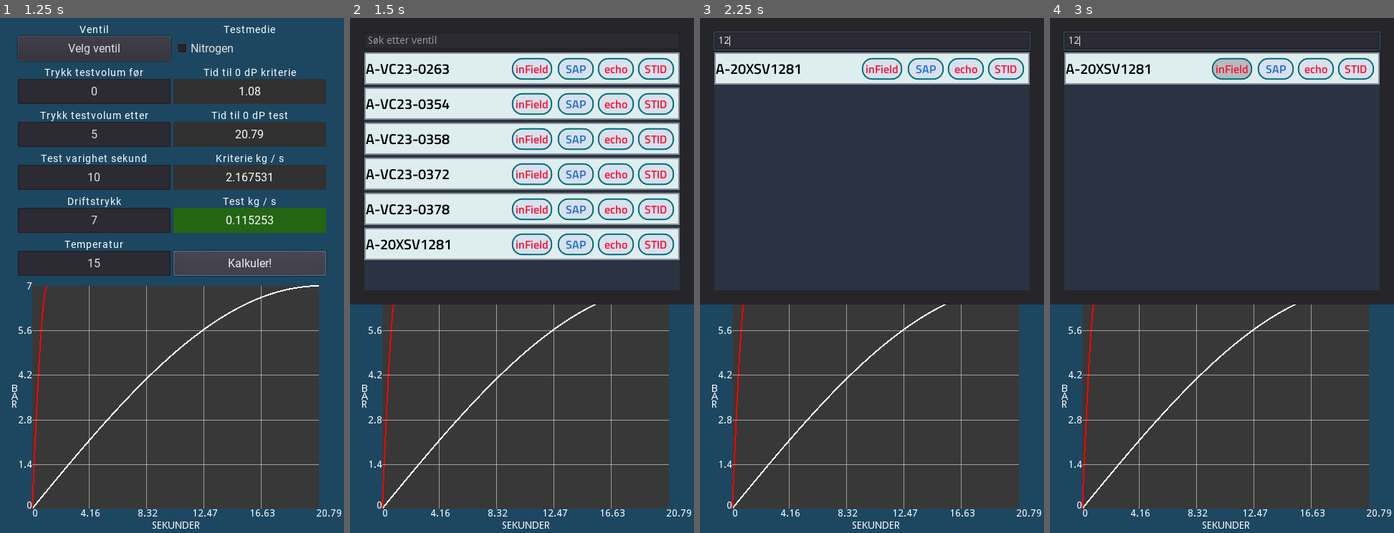
Above: before the commit, frames 1-4 (left to right).
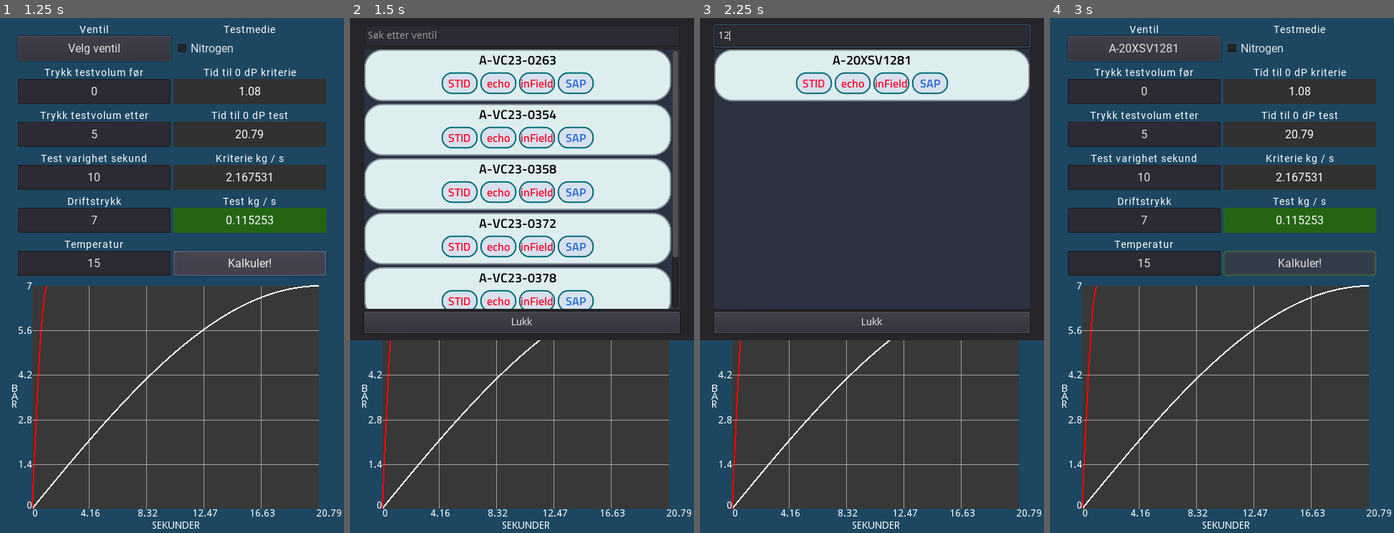
Above: after the commit, the same moments.

Repository: Keroflux/Critical-leak-test
Game: Godot game, scene res://Control.tscn
Same seed, same stepped clock (60 frames per second), same inputs: the game is played once before the commit and once after it.
Inputs (mouse positions are in pixels of both pictures, inside the frame that each line leads up to):
- Up to frame 1 (1.25 s): click "Kalkuler!" at 0.5 s
- Up to frame 2 (1.5 s): click "Velg ventil" at 1.25 s
- Up to frame 3 (2.25 s): click (872, 38) at 2.02 s; type "12" at 2.1 s
- Up to frame 4 (3 s): click (1222, 69) at 2.75 s, where only the run before the commit has a clickable "A-20XSV1281"

Frame 1 is identical in both runs. In frame 2, 25% of the frame differs, in the area x 0-100%, y 2-63%; in frame 3, 7.4%; in frame 4, 34%, in the area x 0-100%, y 0-56%.

Commit message:
Finere ventil bokser

Diff:
--- a/Tagbutton.tscn
+++ b/Tagbutton.tscn
@@ -10,6 +10,14 @@
 
 [sub_resource type="StyleBoxFlat" id=1]
 bg_color = Color( 0.113725, 0.666667, 0.796078, 1 )
+border_width_left = 2
+border_width_top = 2
+border_width_right = 2
+border_width_bottom = 2
+corner_radius_top_left = 25
+corner_radius_top_right = 25
+corner_radius_bottom_right = 25
+corner_radius_bottom_left = 25
 
 [sub_resource type="StyleBoxFlat" id=2]
 bg_color = Color( 0.870588, 0.929412, 0.933333, 1 )
@@ -18,6 +26,14 @@
 border_width_right = 2
 border_width_bottom = 2
 border_color = Color( 0.529412, 0.572549, 0.603922, 1 )
+corner_radius_top_left = 25
+corner_radius_top_right = 25
+corner_radius_bottom_right = 25
+corner_radius_bottom_left = 25
+
+[sub_resource type="DynamicFont" id=15]
+size = 18
+font_data = ExtResource( 1 )
 
 [sub_resource type="DynamicFont" id=8]
 font_data = ExtResource( 1 )
@@ -63,9 +79,8 @@
 
 [node name="Tagbutton" type="Control"]
 anchor_right = 1.0
-margin_right = 3.05176e-05
-margin_bottom = 40.0
-rect_min_size = Vector2( 250, 45 )
+margin_bottom = 72.0
+rect_min_size = Vector2( 250, 72 )
 size_flags_horizontal = 3
 size_flags_vertical = 0
 script = ExtResource( 2 )
@@ -73,6 +88,8 @@
 [node name="Button" type="Button" parent="."]
 anchor_right = 1.0
 anchor_bottom = 1.0
+margin_bottom = -10.0
+rect_min_size = Vector2( 0, 72 )
 size_flags_horizontal = 3
 size_flags_vertical = 3
 custom_colors/font_color = Color( 0, 0, 0, 1 )
@@ -80,18 +97,42 @@
 custom_fonts/font = SubResource( 3 )
 custom_styles/hover = SubResource( 1 )
 custom_styles/normal = SubResource( 2 )
-text = "A-23PT0630"
 align = 0
 
-[node name="STID" parent="." instance=ExtResource( 3 )]
-anchor_left = 1.0
-anchor_top = 0.5
+[node name="VBoxContainer" type="VBoxContainer" parent="Button"]
 anchor_right = 1.0
-anchor_bottom = 0.5
-margin_left = -58.0001
-margin_top = -14.5
-margin_right = -8.00003
-margin_bottom = 15.5
+anchor_bottom = 1.0
+mouse_filter = 2
+
+[node name="Tag" type="Label" parent="Button/VBoxContainer"]
+unique_name_in_owner = true
+margin_right = 480.0
+margin_bottom = 28.0
+size_flags_horizontal = 3
+size_flags_vertical = 3
+custom_colors/font_color = Color( 0, 0, 0, 1 )
+custom_fonts/font = SubResource( 15 )
+text = "hjgjhghghj"
+align = 1
+valign = 1
+
+[node name="MarginContainer" type="MarginContainer" parent="Button/VBoxContainer"]
+margin_top = 32.0
+margin_right = 480.0
+margin_bottom = 72.0
+mouse_filter = 2
+custom_constants/margin_bottom = 10
+
+[node name="HBoxContainer" type="HBoxContainer" parent="Button/VBoxContainer/MarginContainer"]
+margin_right = 480.0
+margin_bottom = 30.0
+mouse_filter = 2
+size_flags_horizontal = 3
+alignment = 1
+
+[node name="STID" parent="Button/VBoxContainer/MarginContainer/HBoxContainer" instance=ExtResource( 3 )]
+margin_left = 134.0
+margin_right = 184.0
 rect_min_size = Vector2( 50, 20 )
 hint_tooltip = "Åpner tag i STID"
 custom_colors/font_color = Color( 1, 0.0705882, 0.203922, 1 )
@@ -99,15 +140,9 @@
 custom_colors/font_color_pressed = Color( 1, 0.0705882, 0.203922, 1 )
 text = "STID"
 
-[node name="Echo" parent="." instance=ExtResource( 3 )]
-anchor_left = 1.0
-anchor_top = 0.5
-anchor_right = 1.0
-anchor_bottom = 0.5
-margin_left = -114.0
-margin_top = -14.5
-margin_right = -64.0
-margin_bottom = 15.5
+[node name="Echo" parent="Button/VBoxContainer/MarginContainer/HBoxContainer" instance=ExtResource( 3 )]
+margin_left = 188.0
+margin_right = 238.0
 rect_min_size = Vector2( 50, 20 )
 hint_tooltip = "Åpner tag i echo"
 custom_colors/font_color = Color( 1, 0.0705882, 0.203922, 1 )
@@ -115,15 +150,9 @@
 custom_colors/font_color_pressed = Color( 1, 0.0705882, 0.203922, 1 )
 text = "echo"
 
-[node name="Hub" parent="." instance=ExtResource( 3 )]
-anchor_left = 1.0
-anchor_top = 0.5
-anchor_right = 1.0
-anchor_bottom = 0.5
-margin_left = -234.0
-margin_top = -14.5
-margin_right = -178.0
-margin_bottom = 15.5
+[node name="Hub" parent="Button/VBoxContainer/MarginContainer/HBoxContainer" instance=ExtResource( 3 )]
+margin_left = 242.0
+margin_right = 292.0
 rect_min_size = Vector2( 50, 20 )
 hint_tooltip = "Åpner tag i echo"
 custom_colors/font_color = Color( 1, 0.0705882, 0.203922, 1 )
@@ -135,15 +164,10 @@
 custom_styles/normal = SubResource( 12 )
 text = "inField"
 
-[node name="SAP" type="Button" parent="."]
-anchor_left = 1.0
-anchor_top = 0.5
-anchor_right = 1.0
-anchor_bottom = 0.5
-margin_left = -170.0
-margin_top = -14.5
-margin_right = -120.0
-margin_bottom = 15.5
+[node name="SAP" type="Button" parent="Button/VBoxContainer/MarginContainer/HBoxContainer"]
+margin_left = 296.0
+margin_right = 346.0
+margin_bottom = 30.0
 rect_min_size = Vector2( 50, 20 )
 hint_tooltip = "Åpner tag i echo"
 focus_mode = 0
@@ -157,8 +181,7 @@
 enabled_focus_mode = 0
 text = "SAP"
 
-[connection signal="pressed" from="Button" to="." method="_on_Button_pressed"]
-[connection signal="pressed" from="STID" to="." method="_on_STID_pressed"]
-[connection signal="pressed" from="Echo" to="." method="_on_Echo_pressed"]
-[connection signal="pressed" from="Hub" to="." method="_on_Hub_pressed"]
-[connection signal="pressed" from="SAP" to="." method="_on_SAP_pressed"]
+[connection signal="pressed" from="Button/VBoxContainer/MarginContainer/HBoxContainer/STID" to="." method="_on_STID_pressed"]
+[connection signal="pressed" from="Button/VBoxContainer/MarginContainer/HBoxContainer/Echo" to="." method="_on_Echo_pressed"]
+[connection signal="pressed" from="Button/VBoxContainer/MarginContainer/HBoxContainer/Hub" to="." method="_on_Hub_pressed"]
+[connection signal="pressed" from="Button/VBoxContainer/MarginContainer/HBoxContainer/SAP" to="." method="_on_SAP_pressed"]
--- a/ValveSelector.gd
+++ b/ValveSelector.gd
@@ -13,7 +13,7 @@
 		if key.match("*" + text.to_upper() + "*"):
 			var a = button.instance()
 			$"%Valves".add_child(a)
-			a.get_child(0).text = key
+			a.get_node("%Tag").text = key
 			a.name = key
 			a.get_child(0).connect("pressed", get_parent(), "_set_valve", [key])
 			a.get_child(0).connect("pressed", self, "close")
--- a/ValveSelector.tscn
+++ b/ValveSelector.tscn
@@ -7,7 +7,7 @@
 
 [node name="ValveSelector" type="Control"]
 anchor_right = 1.0
-margin_bottom = 400.0
+margin_bottom = 450.0
 script = ExtResource( 1 )
 
 [node name="Panel" type="Panel" parent="."]
@@ -18,26 +18,27 @@
 anchor_right = 1.0
 anchor_bottom = 1.0
 custom_constants/margin_right = 20
-custom_constants/margin_top = 20
+custom_constants/margin_top = 10
 custom_constants/margin_left = 20
-custom_constants/margin_bottom = 20
+custom_constants/margin_bottom = 10
 
 [node name="VBoxContainer" type="VBoxContainer" parent="MarginContainer"]
 margin_left = 20.0
-margin_top = 20.0
+margin_top = 10.0
 margin_right = 460.0
-margin_bottom = 380.0
+margin_bottom = 440.0
 
 [node name="Search" type="LineEdit" parent="MarginContainer/VBoxContainer"]
 unique_name_in_owner = true
 margin_right = 440.0
-margin_bottom = 24.0
+margin_bottom = 30.0
+rect_min_size = Vector2( 0, 30 )
 placeholder_text = "Søk etter ventil"
 
 [node name="ScrollContainer" type="ScrollContainer" parent="MarginContainer/VBoxContainer"]
-margin_top = 28.0
+margin_top = 34.0
 margin_right = 440.0
-margin_bottom = 360.0
+margin_bottom = 396.0
 size_flags_horizontal = 3
 size_flags_vertical = 3
 custom_styles/bg = SubResource( 1 )
@@ -45,8 +46,16 @@
 [node name="Valves" type="VBoxContainer" parent="MarginContainer/VBoxContainer/ScrollContainer"]
 unique_name_in_owner = true
 margin_right = 440.0
-margin_bottom = 332.0
+margin_bottom = 362.0
 size_flags_horizontal = 3
 size_flags_vertical = 3
 
+[node name="Close" type="Button" parent="MarginContainer/VBoxContainer"]
+margin_top = 400.0
+margin_right = 440.0
+margin_bottom = 430.0
+rect_min_size = Vector2( 0, 30 )
+text = "Lukk"
+
 [connection signal="text_changed" from="MarginContainer/VBoxContainer/Search" to="." method="refresh"]
+[connection signal="pressed" from="MarginContainer/VBoxContainer/Close" to="." method="close"]
Not shown: 1 places in Tagbutton.tscn that only renumber resources
Binary file removed: x-mark-3-24.png
Not shown, removed: x-mark-3-24.png.import
